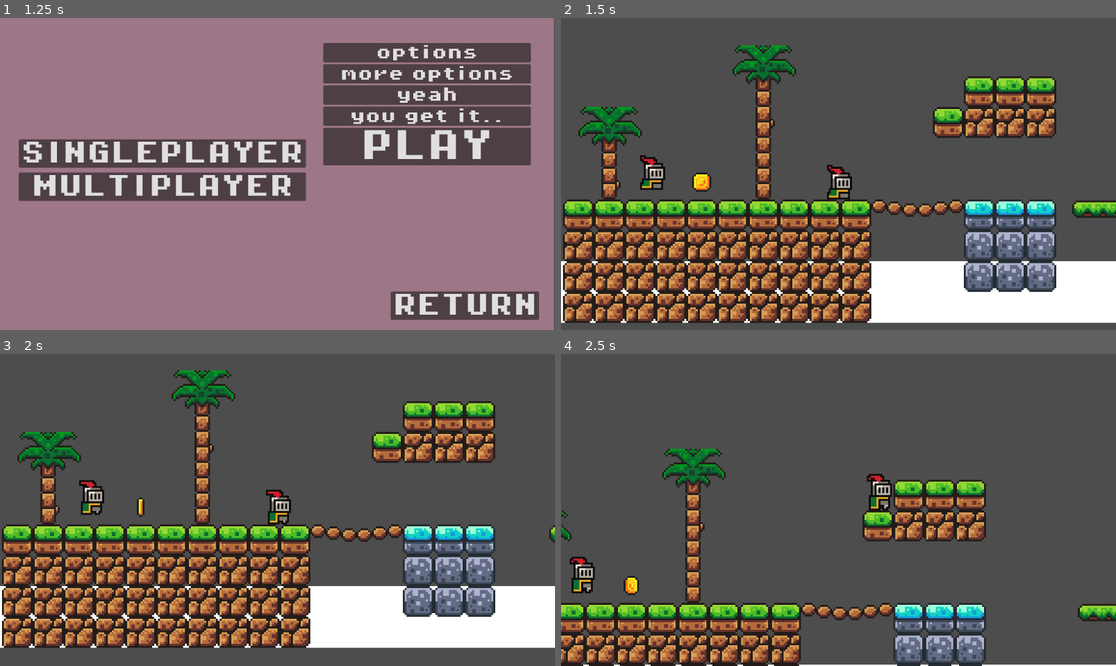
Above: before the commit, frames 1-4 (two rows, left to right).
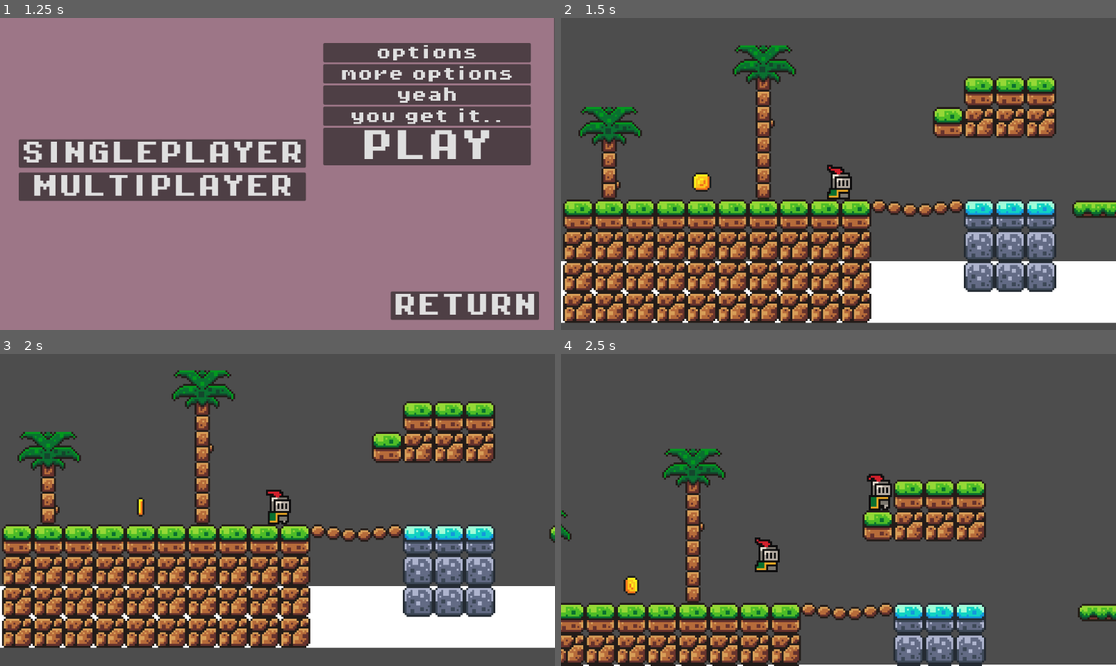
Above: after the commit, the same moments.

Repository: DidacDV/AWS-Game-Challenge
Game: Godot game, scene res://scenes/main_menu.tscn
The game is run twice, just before and just after one commit, with the same random seed, the same clock (stepped at 60 frames per second) and the same inputs.
Inputs:
- Up to frame 1 (1.25 s): click "PLAY" at 0.5 s
- Up to frame 2 (1.5 s): click "options" at 1.25 s
- Up to frame 3 (2 s): no input
- Up to frame 4 (2.5 s): tap Enter (ui_accept) at 2, 2.27 s; hold Right (ui_right) from 2.03 s (still down); tap T at 2.1 s; tap Q at 2.3 s

Frame 1 is identical in both runs. In frame 2, 0.4% of the frame differs, in the area x 14-19%, y 43-56%; in frame 3, 0.4%; in frame 4, 0.8%, in the area x 1-40%, y 58-77%.
Error after the commit: Invalid access to property or key 'test' on a base object of type 'Dictionary'. (res://scripts/game.gd:32)

Commit message:
Added remote player addition upon connection

Diff:
--- a/scenes/game.tscn
+++ b/scenes/game.tscn
@@ -1,9 +1,10 @@
-[gd_scene load_steps=15 format=4 uid="uid://llo45beu7e5v"]
+[gd_scene load_steps=16 format=4 uid="uid://llo45beu7e5v"]
 
 [ext_resource type="PackedScene" uid="uid://dmj60dv47hmgg" path="res://scenes/player.tscn" id="1_2j2ko"]
-[ext_resource type="Script" path="res://scripts/scene.gd" id="1_wjeb6"]
+[ext_resource type="Script" path="res://scripts/game.gd" id="1_wjeb6"]
 [ext_resource type="Texture2D" uid="uid://ifkep2qxbqx2" path="res://assets/sprites/world_tileset.png" id="2_5b18r"]
 [ext_resource type="PackedScene" uid="uid://clw2h3lqxuqmi" path="res://scenes/platform.tscn" id="3_mwslm"]
+[ext_resource type="Script" path="res://scripts/local-player.gd" id="4_ojl5t"]
 [ext_resource type="PackedScene" uid="uid://cur5nge3tnewa" path="res://scenes/coin.tscn" id="4_v45i7"]
 [ext_resource type="PackedScene" uid="uid://cq7ujfkioflc2" path="res://scenes/killzone.tscn" id="6_qtrvc"]
 
@@ -274,6 +275,7 @@
 
 [node name="Player" parent="." instance=ExtResource("1_2j2ko")]
 position = Vector2(1, 7)
+script = ExtResource("4_ojl5t")
 
 [node name="Camera2D" type="Camera2D" parent="Player"]
 position = Vector2(-1, -7)
@@ -305,8 +307,4 @@
 }
 autoplay = "move"
 
-[node name="RemotePlayer" parent="." instance=ExtResource("1_2j2ko")]
-position = Vector2(-96, 11)
-script = null
-
 [connection signal="body_entered" from="Coins/coin" to="Coins/coin" method="_on_body_entered"]
--- a/scenes/player.tscn
+++ b/scenes/player.tscn
@@ -1,7 +1,7 @@
 [gd_scene load_steps=9 format=3 uid="uid://dmj60dv47hmgg"]
 
+[ext_resource type="Script" path="res://scripts/player.gd" id="1_72q0e"]
 [ext_resource type="Texture2D" uid="uid://ds2gft5kby87r" path="res://assets/sprites/knight.png" id="1_lq0sa"]
-[ext_resource type="Script" path="res://scripts/local-player.gd" id="1_x2ktm"]
 
 [sub_resource type="AtlasTexture" id="AtlasTexture_h5du6"]
 atlas = ExtResource("1_lq0sa")
@@ -45,7 +45,7 @@
 [node name="Player" type="CharacterBody2D"]
 z_index = 5
 collision_layer = 2
-script = ExtResource("1_x2ktm")
+script = ExtResource("1_72q0e")
 
 [node name="AnimatedSprite2D" type="AnimatedSprite2D" parent="."]
 position = Vector2(0, -12)
--- a/scripts/WebSocketClient.gd
+++ b/scripts/WebSocketClient.gd
@@ -10,6 +10,7 @@
 signal connection_closed()
 signal message_received(message: Variant)
 signal position_update(playerId: String, newPosition: Vector2)
+signal player_joined()
 
 
 func _ready():
@@ -136,6 +137,8 @@
 						print("Successfully joined lobby: %s" % data.get("lobbyId"))
 					"player_joined":
 						print("Player %s joined the lobby" % data.get("connectionId"))
+						var player_id = data.get("playerId")
+						player_joined.emit(player_id)
 			"message":
 				print("Message from %s: %s" % [data.get("sender"), data.get("content")])
 			"position_update":
--- a/scripts/scene.gd
+++ b/scripts/game.gd
@@ -1,16 +1,17 @@
+class_name Game
 extends Node2D
 
-var server_url = "wss://yi4wag7bw5.execute-api.us-east-1.amazonaws.com/production/"
+var server_url = "wss://khplzh5o84.execute-api.eu-west-3.amazonaws.com/production/"
 var messageToSend = ""
-@export var Player: PackedScene
 var remote_players = {}
-# Called when the node enters the scene tree for the first time.
+var mode : String
 
 func _ready() -> void:
 	WebSocketClientHandler.connected_to_server.connect(_on_websocket_client_connected_to_server)
 	WebSocketClientHandler.connection_closed.connect(_on_websocket_client_connection_close)
 	WebSocketClientHandler.message_received.connect(_on_message_received)
 	WebSocketClientHandler.position_update.connect(_on_remote_player_position_update)
+	WebSocketClientHandler.player_joined.connect(_on_remote_player_lobby_joined)
 	pass # Replace with function body.
 
 
@@ -24,10 +25,11 @@
 		if event.pressed:  # Check if the key is being pressed
 			match event.keycode:
 				KEY_Q:
-					print("Sending position")
-					var position = $Player.position
-					WebSocketClientHandler.send_position("test", position)
-
+					_on_remote_player_lobby_joined("test")
+					pass
+				KEY_T:
+					var test_post = Vector2(5,6)
+					remote_players["test"].update_position(test_post)
 
 func _connect_to_ws_server():
 	var error = WebSocketClientHandler.connect_to_url(server_url)
@@ -50,5 +52,9 @@
 	print(Variant)
 
 func _on_remote_player_position_update(playerId: String, newPosition: Vector2):
-	print("Updating position")
-	$RemotePlayer.position = newPosition
+	remote_players[playerId].update_position(newPosition)
+
+func _on_remote_player_lobby_joined(player_id: String):
+	var new_player = Player.new_player()
+	remote_players[player_id] = new_player
+	add_child(new_player)
--- a/scripts/local-player.gd
+++ b/scripts/local-player.gd
@@ -25,4 +25,4 @@
 		velocity.x = move_toward(velocity.x, 0, SPEED)
 
 	move_and_slide()
-	WebSocketClientHandler.send_position("test", position)
+	#WebSocketClientHandler.send_position("test", position)
--- a/scripts/play_selection.gd
+++ b/scripts/play_selection.gd
@@ -1,7 +1,7 @@
 extends Control
 
 
-var server_url = "wss://yi4wag7bw5.execute-api.us-east-1.amazonaws.com/production/"
+var server_url = "wss://khplzh5o84.execute-api.eu-west-3.amazonaws.com/production/"
 
 func _ready() -> void:
 	WebSocketClientHandler.message_received.connect(_on_message_received)
--- a/scripts/player.gd
+++ b/scripts/player.gd
@@ -1,27 +1,15 @@
+class_name Player
 extends CharacterBody2D
-class_name Player
 
-const SPEED = 130.0
-const JUMP_VELOCITY = -300.0
 
-signal player_moved(position: Vector2)
+const SPEED = 300.0
+const JUMP_VELOCITY = -400.0
 
-func _physics_process(delta: float) -> void:
-	# Add the gravity.
-	if not is_on_floor():
-		velocity += get_gravity() * delta
+const scene: PackedScene = preload("res://scenes/player.tscn")
 
-	# Handle jump.
-	if Input.is_action_just_pressed("ui_accept") and is_on_floor():
-		velocity.y = JUMP_VELOCITY
+static func new_player() -> Player:
+	var new_player: Player = scene.instantiate()
+	return new_player
 
-	# Get the input direction and handle the movement/deceleration.
-	# As good practice, you should replace UI actions with custom gameplay actions.
-	var direction := Input.get_axis("ui_left", "ui_right")
-	if direction:
-		velocity.x = direction * SPEED
-	else:
-		velocity.x = move_toward(velocity.x, 0, SPEED)
-	move_and_slide()
-
-	player_moved.emit(position)
+func update_position(new_position: Vector2):
+	position = new_position
